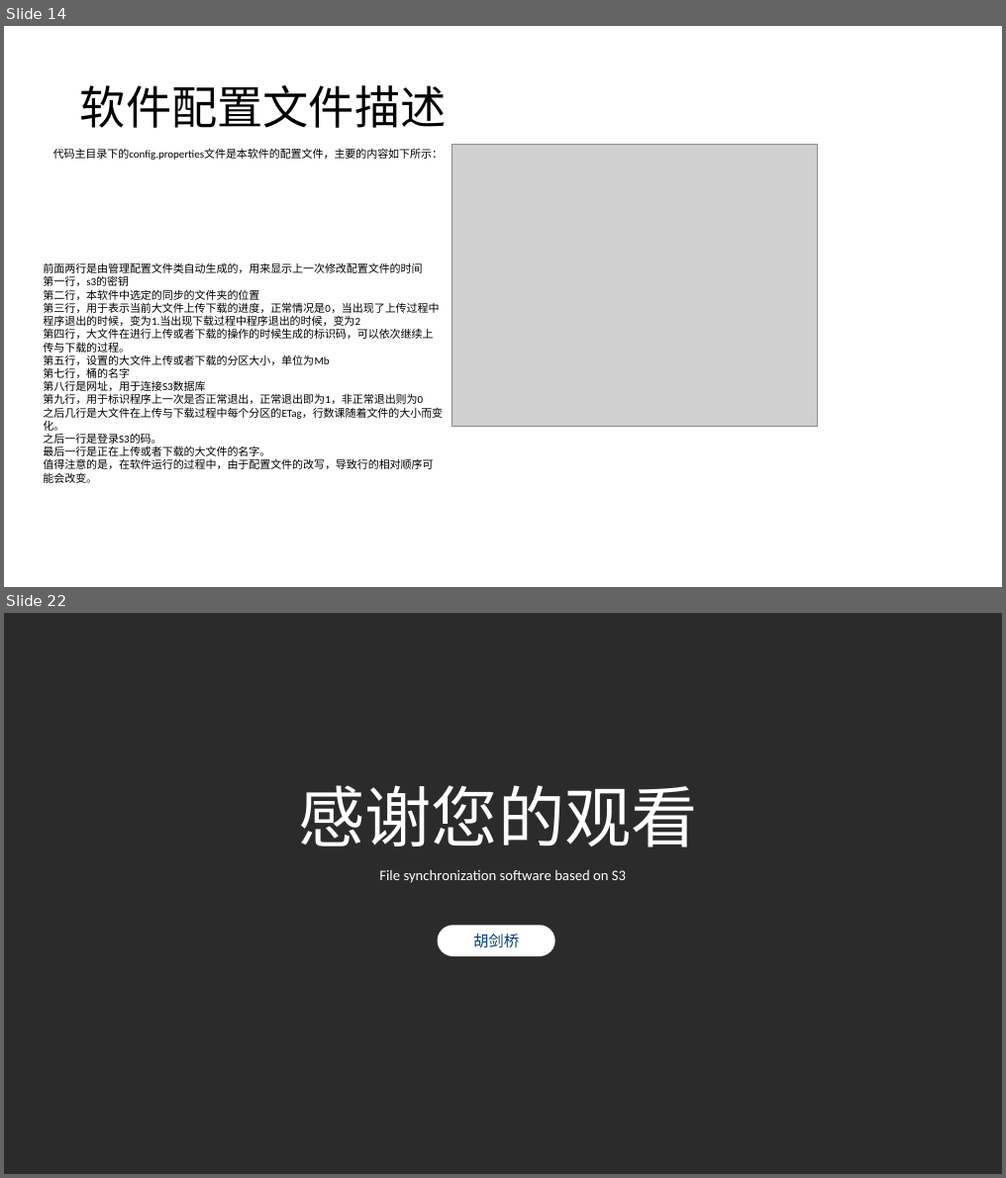
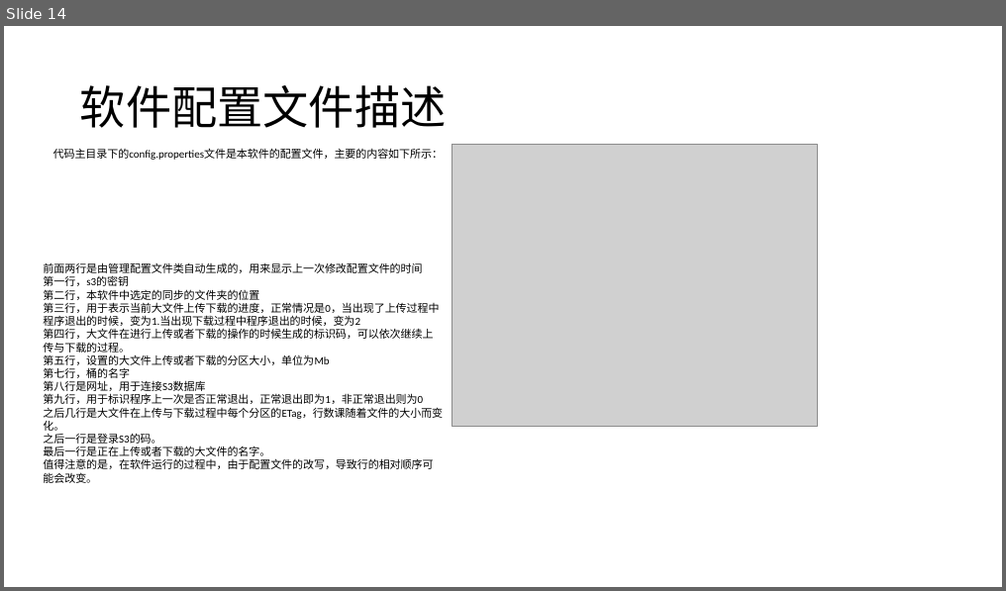
Before and after one commit to masaikk/2021-Big-data-development, a slide deck: 01-大数据怎么存/代码和文档/s3week1/pass/展示.pptx. Shown one above the other, each under a label of ours: slides 14 and 22 before the commit, slide 14 after it; the slides between them are not shown. The pictures are 1006x1178 and 1006x591 pixels, drawn with LibreOffice and Linux fonts; fonts in the diff are those of the drawing; grey boxes stand for pictures; background and template pictures are left out; a plain dark background stands for a picture behind light text. Boxes give left, top, right and bottom in pixels: in the first picture for what was removed or moved away, otherwise in the second. Text is boxed around its words. In the diff, an @@ line names an element or a change of style, - is before the commit and + after.

```diff
--- a/01-大数据怎么存/代码和文档/s3week1/pass/展示.pptx
+++ b/01-大数据怎么存/代码和文档/s3week1/pass/展示.pptx
@@ slide 22 removed at (4,613,1002,1174), background picture (left out) @@
@@ text removed at (299,785,698,848) @@
-感谢您的观看
@@ text removed at (379,870,626,883) @@
-File synchronization software based on S3
@@ rounded rectangle removed at (438,925,555,957) @@
@@ text removed at (473,934,519,949) @@
-胡剑桥
```
Also in this commit, not shown: 2 slides changed, 7 other slides removed, 5 other files.
